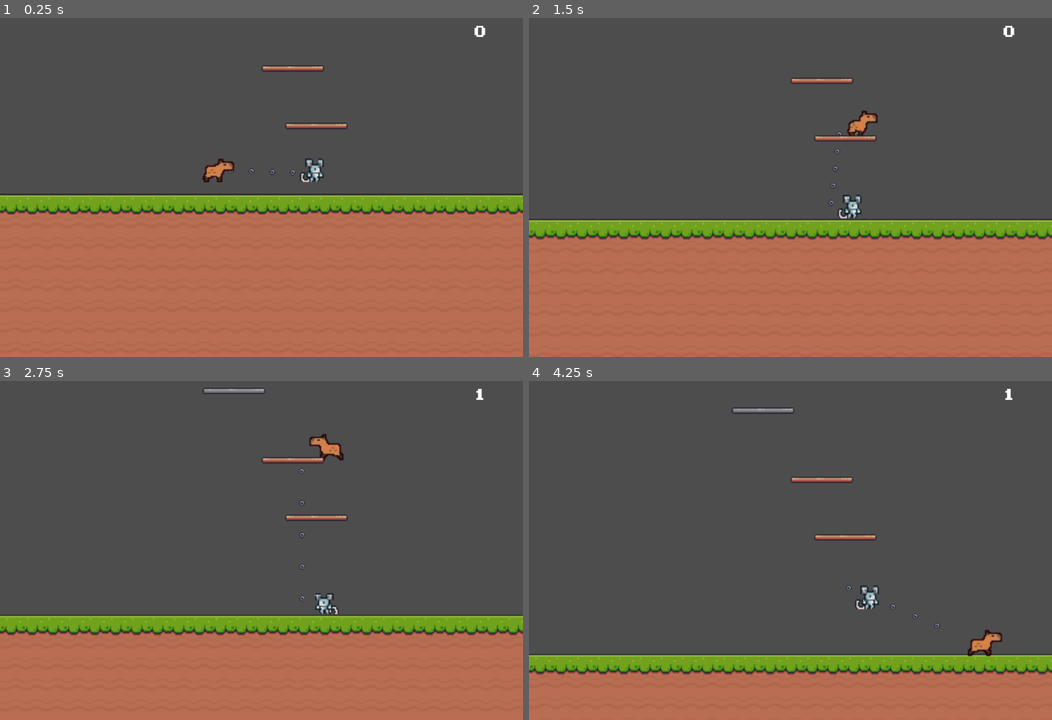
Above: before the commit, frames 1-4 (two rows, left to right).
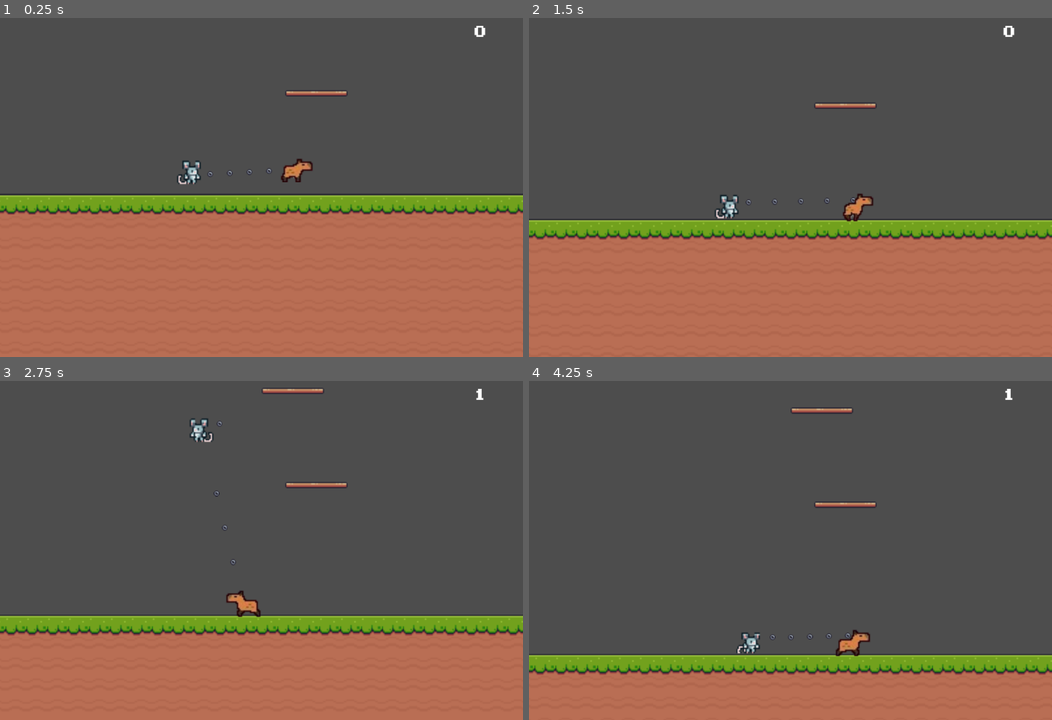
Above: after the commit, the same moments.

Repository: MarinVLT/jump-together
Game: Godot game, scene res://scenes/main.tscn
Two runs of this game, one before a commit and one after it. Both use one fixed random seed, a clock stepped at 60 frames per second and the inputs below. The project has no main scene, so this scene is started directly.
Inputs:
- Up to frame 1 (0.25 s): no input
- Up to frame 2 (1.5 s): tap Enter at 0.5 s; hold Right (ui_right) from 0.53 s (still down); tap A (a) at 0.6 s; tap Up (ui_up) at 0.77 s; tap D (d) at 0.8, 1.35 s
- Up to frame 3 (2.75 s): tap Up (ui_up) at 1.52 s; tap W (w) at 1.55, 2.1 s; release Right (ui_right) at 2.03 s; hold Left (ui_left) from 2.03 s (still down); tap A (a) at 2.3 s
- Up to frame 4 (4.25 s): release Left (ui_left) at 2.78 s; hold Right (ui_right) from 2.78 s (still down); tap A (a) at 2.85 s; tap Up (ui_up) at 3.02, 3.77 s; tap D (d) at 3.05, 3.6 s; tap W (w) at 3.8 s

The runs differ from the first frame. In frame 1, 1.5% of the frame differs, in the area x 33-67%, y 13-50%; in frame 2, 1.5%; in frame 3, 2.0%; in frame 4, 2.0%, in the area x 38-91%, y 7-82%.

Commit message:
plataformas moveis

Diff:
--- a/actors/BreakablePlatform.tscn
+++ b/actors/BreakablePlatform.tscn
@@ -63,7 +63,7 @@
 [node name="AnimatedSprite2D" type="AnimatedSprite2D" parent="."]
 sprite_frames = SubResource("SpriteFrames_7ja7e")
 animation = &"break"
-frame_progress = 0.173902
+frame_progress = 0.175703
 
 [node name="CollisionShape2D" type="CollisionShape2D" parent="."]
 shape = SubResource("RectangleShape2D_ij3mi")
--- /dev/null
+++ b/actors/MovingPlatform.tscn
@@ -0,0 +1,31 @@
+[gd_scene load_steps=6 format=3 uid="uid://bp0yjoaitmo12"]
+
+[ext_resource type="Script" path="res://scripts/MovingPlatform.gd" id="1_1iwv8"]
+[ext_resource type="Texture2D" uid="uid://b0ilgqidtpek3" path="res://assets/Pixel Adventure 1/Free/Terrain/Terrain (16x16).png" id="2_rn8qj"]
+
+[sub_resource type="AtlasTexture" id="AtlasTexture_8gf0w"]
+atlas = ExtResource("2_rn8qj")
+region = Rect2(272, 16, 48, 5)
+
+[sub_resource type="SpriteFrames" id="SpriteFrames_rnvut"]
+animations = [{
+"frames": [{
+"duration": 1.0,
+"texture": SubResource("AtlasTexture_8gf0w")
+}],
+"loop": true,
+"name": &"default",
+"speed": 5.0
+}]
+
+[sub_resource type="RectangleShape2D" id="RectangleShape2D_3066d"]
+size = Vector2(46, 4)
+
+[node name="MovingPlatform" type="StaticBody2D"]
+script = ExtResource("1_1iwv8")
+
+[node name="AnimatedSprite2D" type="AnimatedSprite2D" parent="."]
+sprite_frames = SubResource("SpriteFrames_rnvut")
+
+[node name="CollisionShape2D" type="CollisionShape2D" parent="."]
+shape = SubResource("RectangleShape2D_3066d")
--- a/scenes/main.tscn
+++ b/scenes/main.tscn
@@ -960,15 +960,15 @@
 position = Vector2(387, 1)
 
 [node name="Player1" parent="YSort" groups=["players"] instance=ExtResource("2_j6gnq")]
-position = Vector2(339, 153)
+position = Vector2(399, 153)
 
 [node name="Player2" parent="YSort" groups=["players"] instance=ExtResource("3_mwyte")]
-position = Vector2(418, 155)
+position = Vector2(324, 157)
 
 [node name="PinJoint2D" type="PinJoint2D" parent="YSort"]
 position = Vector2(20, 460)
-node_a = NodePath("../Player1")
-node_b = NodePath("../Player2")
+node_a = NodePath("../Player2")
+node_b = NodePath("../Player1")
 
 [node name="Chain" type="Node2D" parent="YSort"]
 light_mask = 2
@@ -985,7 +985,7 @@
 script = ExtResource("6_ahgm4")
 
 [node name="Timer" type="Timer" parent="."]
-wait_time = 0.1
+wait_time = 0.05
 autostart = true
 
 [connection signal="timeout" from="Timer" to="." method="_on_timer_timeout"]
--- /dev/null
+++ b/scripts/MovingPlatform.gd
@@ -0,0 +1,20 @@
+extends StaticBody2D
+
+# Variáveis de configuração
+@export var speed: float = 30.0  # Velocidade de movimento
+@export var move_range: Vector2 = Vector2(70, 0)  # Distância a ser percorrida pela plataforma (x e y)
+
+var start_position: Vector2  # Posição inicial da plataforma
+var direction: int = 1  # Direção do movimento (1 para frente, -1 para trás)
+
+func _ready():
+	# Armazena a posição inicial da plataforma
+	start_position = position
+
+func _process(delta):
+	# Calcula a nova posição com base na direção e velocidade
+	position.x += direction * speed * delta
+
+	# Inverte a direção se a plataforma atingir o limite do movimento
+	if abs(position.x - start_position.x) > move_range.x:
+		direction *= -1
--- a/scripts/main.gd
+++ b/scripts/main.gd
@@ -2,7 +2,9 @@
 
 const PLATFORM_PATH = "res://actors/Plataform.tscn"
 const BREAKABLE_PLATFORM_PATH = "res://actors/BreakablePlatform.tscn"
-const PLATFORM_CHANCE = 0.2  # 20% de chance de gerar uma plataforma quebrável
+const MOVING_PLATFORM_PATH = "res://actors/MovingPlatform.tscn"  # Novo caminho para a plataforma móvel
+const BREAKABLE_PLATFORM_CHANCE = 0.2  # 20% de chance de gerar uma plataforma quebrável
+const MOVING_PLATFORM_CHANCE = 0.1  # 10% de chance de gerar uma plataforma móvel
 
 const SCREEN_WIDTH = 648
 const SCREEN_HEIGHT = 1000
@@ -48,18 +50,13 @@
 
 func _process(delta):
 	if ysort:
-		# Verifica se o jogador está se movendo
 		if moving:
-			# Mova o YSort para cima, diminuindo a posição y
 			ysort.position.y -= scroll_speed * delta
-
-			# Atualiza o tempo decorrido e ajusta a velocidade de rolagem
 			time_elapsed += delta
 			if time_elapsed >= scroll_speed_increase_interval:
 				scroll_speed += scroll_speed_increase
 				time_elapsed = 0.0  # Reinicia o tempo decorrido
 
-			# Atualiza a pontuação
 			score_timer += delta
 			if score_timer >= score_interval:
 				score += 1
@@ -67,41 +64,37 @@
 				print("Score: ", score)
 				_update_score_label()  # Atualiza o Label com a nova pontuação
 		else:
-			# Se o personagem não estiver se movendo, reinicia o timer de pontuação
-			score_timer = 0.0
+			score_timer = 0.0  # Reinicia o timer de pontuação se o personagem não estiver se movendo
 	else:
 		print("YSort node not found")
 
 func _input(event):
 	if event is InputEventKey:
-		# Verifica se uma das teclas direcionais ou WASD está pressionada
 		if event.pressed:
 			if event.keycode in [KEY_W, KEY_A, KEY_S, KEY_D, KEY_UP, KEY_DOWN, KEY_LEFT, KEY_RIGHT]:
 				moving = true
 
 func _on_timer_timeout():
-	#print("Timer timeout occurred.")
 	_generate_platform()
 
 func _generate_platform():
 	var platform_scene_path = PLATFORM_PATH
 
-	# Define aleatoriamente se a plataforma será quebrável com base na chance
-	if randf() < PLATFORM_CHANCE:
-		platform_scene_path = BREAKABLE_PLATFORM_PATH
+	var rand_value = randf()
+	if rand_value < MOVING_PLATFORM_CHANCE:
+		platform_scene_path = MOVING_PLATFORM_PATH  # Gera uma plataforma móvel
+	elif rand_value < MOVING_PLATFORM_CHANCE + BREAKABLE_PLATFORM_CHANCE:
+		platform_scene_path = BREAKABLE_PLATFORM_PATH  # Gera uma plataforma quebrável
 
 	if ResourceLoader.exists(platform_scene_path):
 		var platform = load(platform_scene_path).instantiate()
 		if platform:
-			# Gera uma posição x dentro do intervalo desejado
 			var x_position = randi_range(250, 500)
-			# Reduz o intervalo de valores para a posição y para gerar plataformas mais próximas
-			var y_position = last_y_position - randi_range(40, 60)
+			var y_position = last_y_position - randi_range(50, 100)
+			platform.position = Vector2(x_position, y_position)
+			ysort.add_child(platform)
 
-			platform.position = Vector2(x_position, y_position)
-			ysort.add_child(platform)  # Adiciona a plataforma ao nó YSort
-
-			last_y_position = y_position  # Atualiza a última posição Y onde a plataforma foi gerada
+			last_y_position = y_position
 		else:
 			print("Failed to instantiate platform.")
 	else:
@@ -109,4 +102,4 @@
 
 func _update_score_label():
 	if score_label:
-		score_label.text = str(score)  # Atualiza o texto do Label com a nova pontuação
+		score_label.text = str(score)
